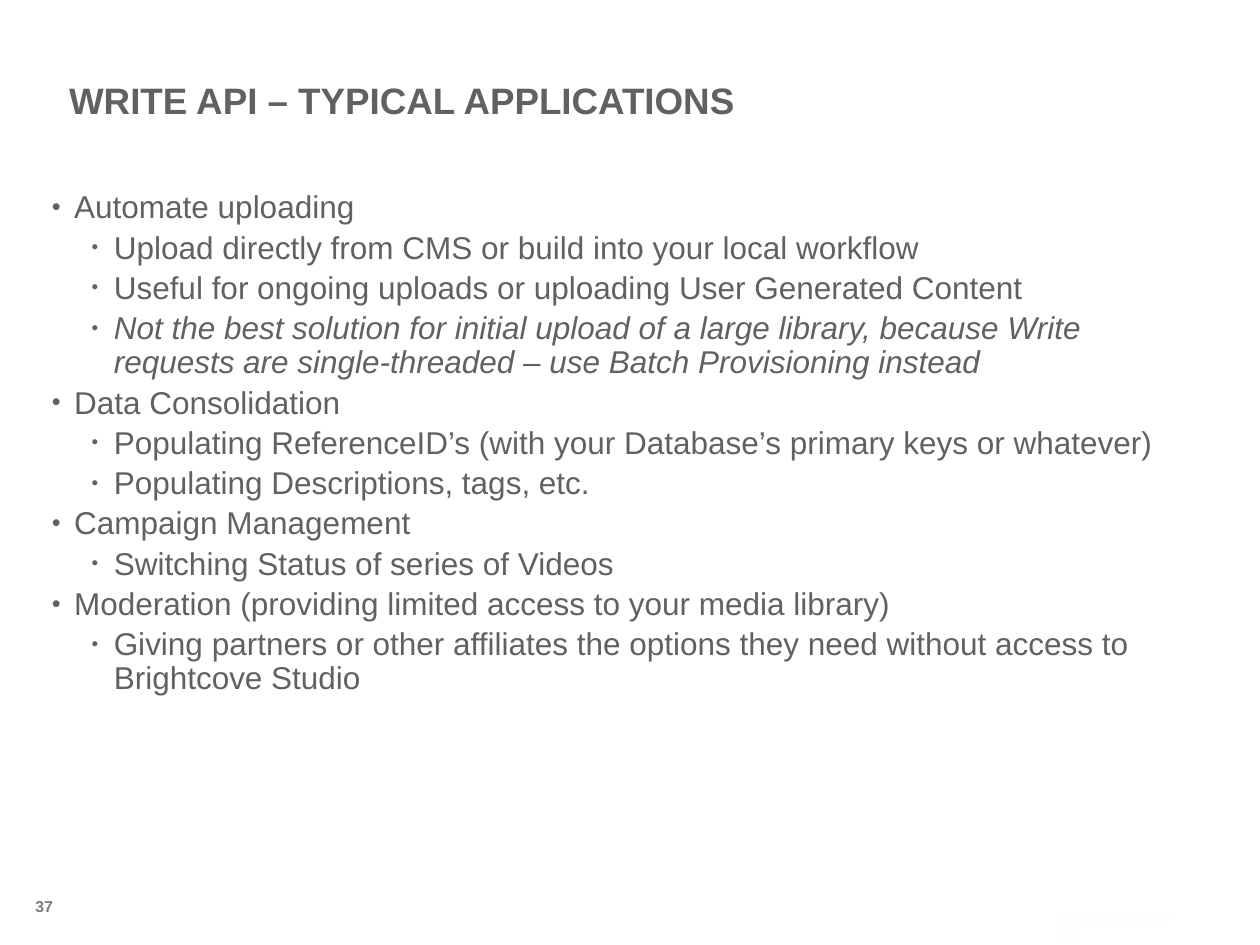
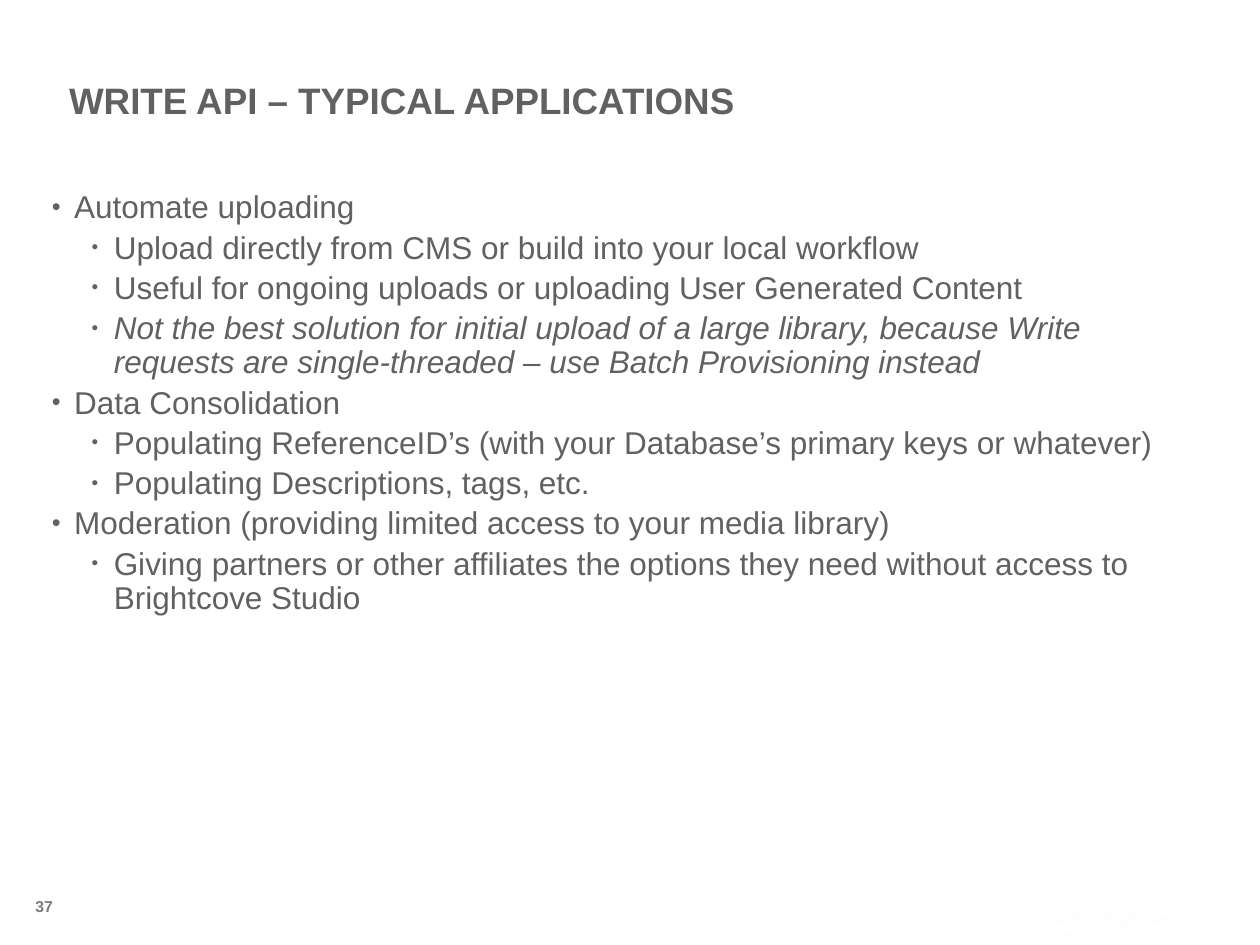
Before and after one commit to BrightcoveLearning/VideoCloudMediaAPI, a slide deck: slide 37 of Slides/Developing with the Media API May 2012.pptx. Drawn at 1260x945 pixels with LibreOffice and Linux fonts; fonts in the diff are those of the drawing; background and template pictures are left out. Boxes give left, top, right and bottom in pixels: in the first picture for what was removed or moved away, otherwise in the second. Text is boxed around its words. In the diff, an @@ line names an element or a change of style, - is before the commit and + after.

Commit message:
updating samples and slides

```diff
--- a/Slides/Developing with the Media API May 2012.pptx
+++ b/Slides/Developing with the Media API May 2012.pptx
@@ text at (74,511,614,581): paragraphs removed @@
-• Campaign Management
-  • Switching Status of series of Videos
```
Also in this commit, not shown: 2 other files.
